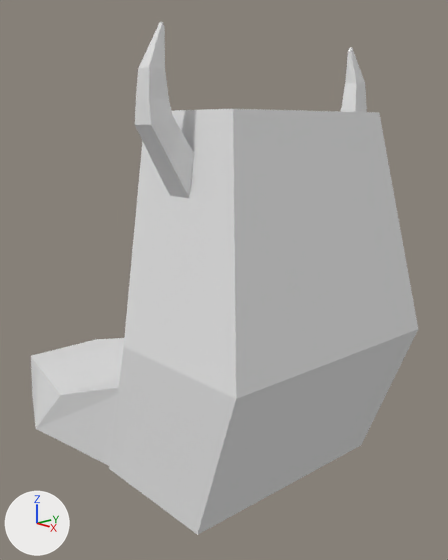
What one commit did to the Blender file Coopolde/Assets/_Render/Character/Monster_1_Rampant.blend.
Camera for both pictures: a 50 mm camera at (3.46, -3.35, 2.88) aimed at (-0.73, 0.39, 1.5). The lights are fixed; the arrows at lower left show +X, +Y and +Z.

Before the edit, the objects in view are built like this:
```python
me_cube = bpy.data.meshes.new('Cube')
me_cube.from_pydata(...)  # 12 vertices, 10 faces; spans x -1.1..1.53, y -1.0..1.0, z -1.0..1.0
me_cube.materials.append(mat_material)  # white #e7e7e7
me_cube_002 = bpy.data.meshes.new('Cube.002')
me_cube_002.from_pydata(...)  # 20 vertices, 18 faces; spans x -1.0..1.0, y -1.25..1.91, z -1.23..0.32
me_cube_003 = bpy.data.meshes.new('Cube.003')
me_cube_003.from_pydata(...)  # 20 vertices, 18 faces; spans x -1.0..1.0, y -1.25..1.91, z -1.23..0.32
ob_cube = bpy.data.objects.new('Cube', me_cube)
ob_cube.location = (0.0, 0.0, 1.544)
ob_cube.scale = (0.614, 1.0, 1.44)
ob_cube_002 = bpy.data.objects.new('Cube.002', me_cube_002)
ob_cube_002.location = (0.194, -0.967, 3.269)
ob_cube_002.scale = (-0.107, 0.109, 0.702)
ob_cube_003 = bpy.data.objects.new('Cube.003', me_cube_003)
ob_cube_003.location = (0.194, 0.943, 3.269)
ob_cube_003.rotation_euler = (0.0, 0.0, -3.142)  # degrees (0, 0, -180)
ob_cube_003.scale = (-0.107, 0.109, 0.702)
# also in view: 'Cube.001' at (-1.72, 0.0, 0.49)
```
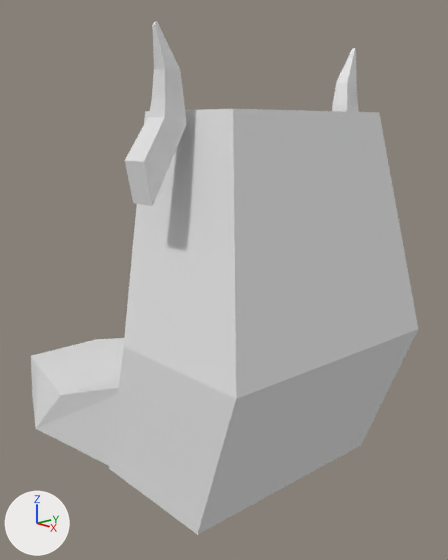
What differs and where, as boxes (x1, y1, x2, y2) in the pictures (448 x 560 px):
'Cube.002', turned: before (135, 22, 194, 198); after (124, 21, 187, 206)
'Cube.003', turned: before (340, 48, 367, 112); after (332, 48, 359, 112)

Edits to the bpy script that builds the scene:
```text
Change ob_cube_002:
    ob_cube_002.rotation_euler: (0.0, 0.0, 0.0) -> (0.0, 0.0, 3.142)  # degrees (0, 0, 0) -> degrees (0, 0, 180)
Change ob_cube_003:
    ob_cube_003.rotation_euler: (0.0, 0.0, -3.142) -> (0.0, 0.0, 0.0)  # degrees (0, 0, -180) -> degrees (0, 0, 0)
```
